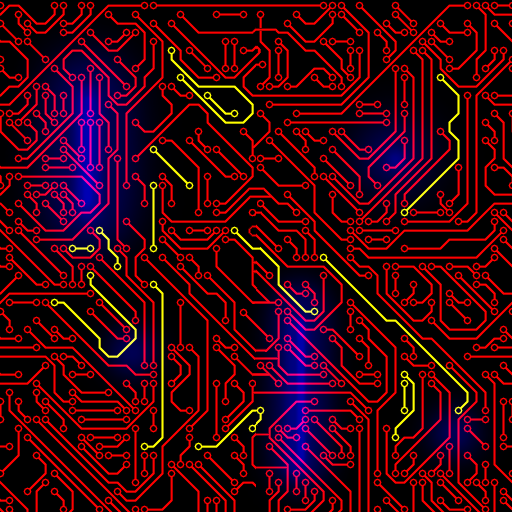
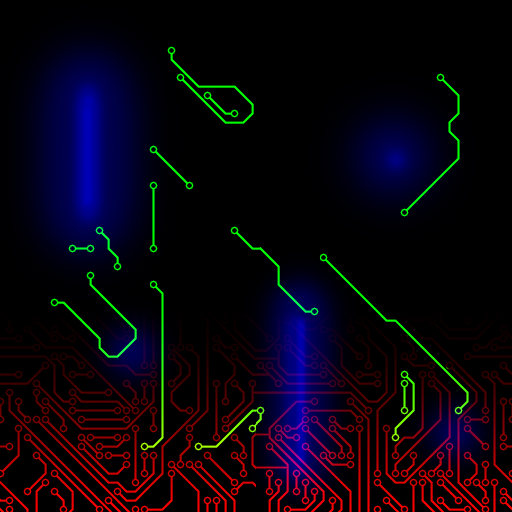
Two versions of the same layered image (512 × 512). Layer-by-layer changes:
painted on "Base" over <box>0,1,512,511</box>
